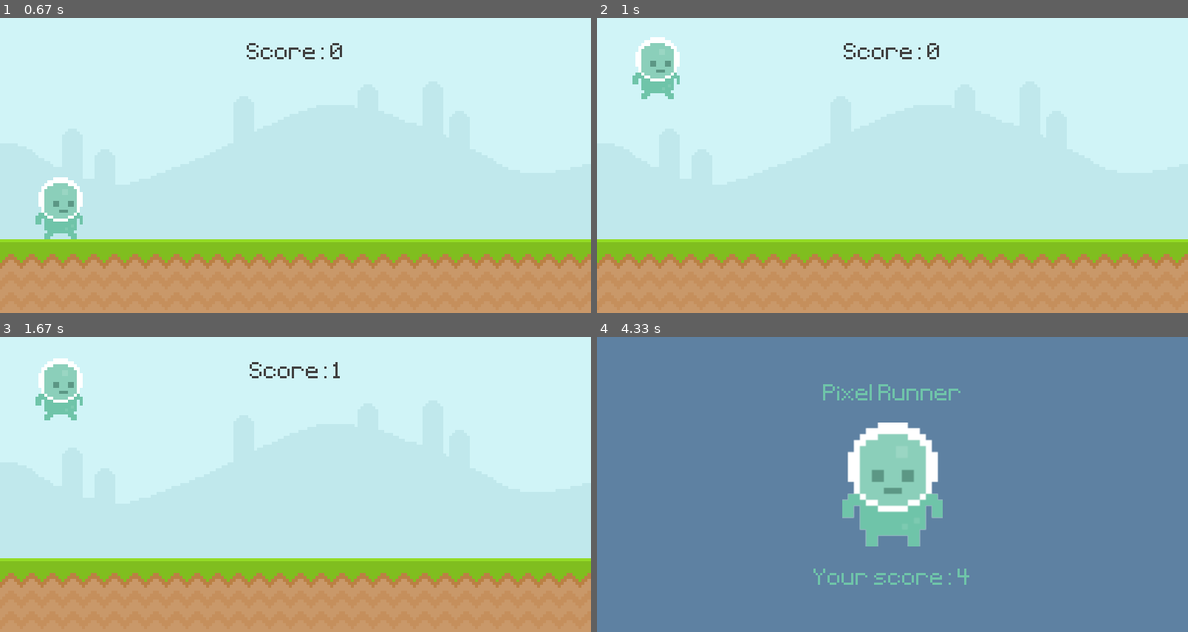
Above: before the commit, frames 1-4 (two rows, left to right).
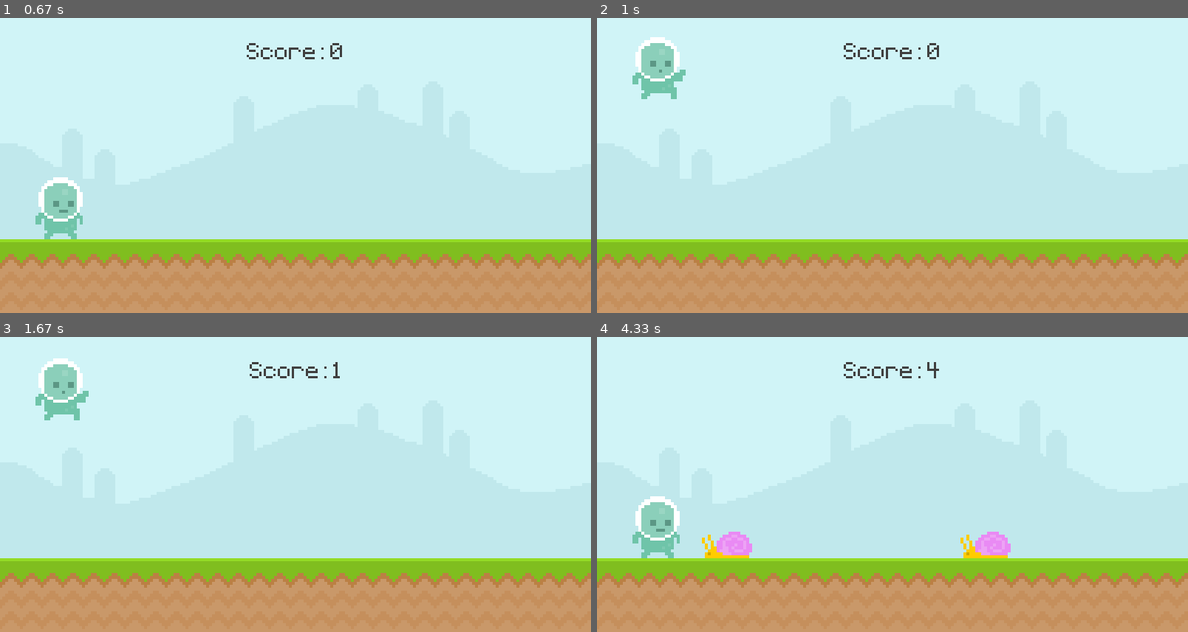
Above: after the commit, the same moments.

Repository: ajfm88/PythonPygameProjects
Game: pygame game, started from PixelRunner/main.py
Two runs of this game, one before a commit and one after it. Both use one fixed random seed, a clock stepped at 60 frames per second and the inputs below.
Inputs (mouse positions are in pixels of both pictures, inside the frame that each line leads up to):
- Up to frame 1 (0.67 s): tap Space at 0.33 s
- Up to frame 2 (1 s): tap Space at 0.67 s
- Up to frame 3 (1.67 s): click (59, 390) at 1.05 s; click (59, 525) at 1.38 s
- Up to frame 4 (4.33 s): tap Space at 1.73, 2.03, 2.57, 2.87, 3.63 s

Frame 1 is identical in both runs. In frame 2, 0.1% of the frame differs, in the area x 10-15%, y 17-28%; in frame 3, 0.1%; in frame 4, 100%, in the area x 0-100%, y 0-100%.

Commit message:
Animating the player, the snail and the fly

Diff:
--- a/PixelRunner/main.py
+++ b/PixelRunner/main.py
@@ -3,21 +3,21 @@
 from random import randint
 
 def display_score():
-    current_time = int(pygame.time.get_ticks() / 1000) - start_time #Gives the time since we started pygame.init in miliseconds
-    score_surf = test_font.render(f'Score: {current_time}',False,(64,64,64)) #putting the variable into an f string so that it's converrted to a string
+    current_time = int(pygame.time.get_ticks() / 1000) - start_time
+    score_surf = test_font.render(f'Score: {current_time}',False,(64,64,64))
     score_rect = score_surf.get_rect(center = (400,50))
     screen.blit(score_surf,score_rect)
     return current_time
 
 def obstacle_movement(obstacle_list):
-    if obstacle_list: # If the list is empty, it will evaluate to false
+    if obstacle_list:
         for obstacle_rect in obstacle_list:
             obstacle_rect.x -= 5
 
             if obstacle_rect.bottom == 300: screen.blit(snail_surf,obstacle_rect)
             else: screen.blit(fly_surf,obstacle_rect)
 
-        obstacle_list = [obstacle for obstacle in obstacle_list if obstacle.x > -100] #List Comprehension. Will check all of our rectangles and see if they're too far to the left
+        obstacle_list = [obstacle for obstacle in obstacle_list if obstacle.x > -100]
 
         return obstacle_list
     else: return []
@@ -27,6 +27,16 @@
         for obstacle_rect in obstacles:
             if player.colliderect(obstacle_rect): return False
     return True
+
+def player_animation():
+    global player_surf, player_index # We want to work outside of this function. These are the two variables that we have to influence outside of the function
+
+    if player_rect.bottom < 300: # display the jump surface when player is not on the floor
+        player_surf = player_jump
+    else: # play walking animation if the player is on floor
+        player_index += 0.1 #Gently change from 0 to 1 so that the animation changes every two frames
+        if player_index >= len(player_walk):player_index = 0
+        player_surf = player_walk[int(player_index)]
 
 pygame.init()
 screen = pygame.display.set_mode((800, 400))
@@ -43,14 +53,30 @@
 # score_surf = test_font.render('My game', False, (64,64,64))
 # score_rect = score_surf.get_rect(center = (400,50))
 
-#Obstacles
-snail_surf = pygame.image.load('PixelRunner\graphics\snail\snail1.png').convert_alpha()
-fly_surf = pygame.image.load('PixelRunner\graphics\Fly\Fly1.png').convert_alpha()
+# Snail
+snail_frame_1 = pygame.image.load('PixelRunner\graphics\snail\snail1.png').convert_alpha()
+snail_frame_2 = pygame.image.load('PixelRunner\graphics\snail\snail2.png').convert_alpha()
+snail_frames = [snail_frame_1, snail_frame_2]
+snail_frame_index = 0
+snail_surf = snail_frames[snail_frame_index]
+
+# Fly
+fly_frame1 = pygame.image.load('PixelRunner\graphics\Fly\Fly1.png').convert_alpha()
+fly_frame2 = pygame.image.load('PixelRunner\graphics\Fly\Fly2.png').convert_alpha()
+fly_frames = [fly_frame1, fly_frame2]
+fly_frame_index = 0
+fly_surf = fly_frames[fly_frame_index]
 
 obstacle_rect_list = []
 
 
-player_surf = pygame.image.load('PixelRunner\graphics\Player\player_walk_1.png').convert_alpha()
+player_walk_1 = pygame.image.load('PixelRunner\graphics\Player\player_walk_1.png').convert_alpha()
+player_walk_2 = pygame.image.load('PixelRunner\graphics\Player\player_walk_2.png').convert_alpha()
+player_walk = [player_walk_1,player_walk_2]
+player_index = 0 # We will use it later to pick either the 1st or 2nd walk surface.
+player_jump = pygame.image.load('PixelRunner\graphics\Player\jump.png').convert_alpha()
+
+player_surf = player_walk[player_index]
 player_rect = player_surf.get_rect(midbottom = (80, 300))
 player_gravity = 0
 
@@ -66,8 +92,14 @@
 game_message_rect = game_message.get_rect(center = (400,330))
 
 # Timer - a cusom user event that is triggered in certain time intervals
-obstacle_timer = pygame.USEREVENT + 1 # Add +1 there are some events that are already reserved for pygame. To avoid a conflict, we add a plus 1.
+obstacle_timer = pygame.USEREVENT + 1
 pygame.time.set_timer(obstacle_timer,1400)
+
+snail_animation_timer = pygame.USEREVENT + 2
+pygame.time.set_timer(snail_animation_timer,500)
+
+fly_animation_timer = pygame.USEREVENT + 3
+pygame.time.set_timer(fly_animation_timer,200)
 
 while True:
     for event in pygame.event.get():
@@ -77,11 +109,11 @@
 
         if game_active:
             if event.type == pygame.MOUSEBUTTONDOWN:
-                if player_rect.collidepoint(event.pos) and player_rect.bottom >= 300: #Making sure player can only jump when touching the ground
+                if player_rect.collidepoint(event.pos) and player_rect.bottom >= 300:
                     player_gravity = -20
 
             if event.type == pygame.KEYDOWN:
-                if event.key == pygame.K_SPACE and player_rect.bottom >= 300: #Stops the player from flying by double jump
+                if event.key == pygame.K_SPACE and player_rect.bottom >= 300:
                     player_gravity = -20
         else:
             if event.type == pygame.KEYDOWN and event.key == pygame.K_SPACE:
@@ -89,11 +121,22 @@
 
                 start_time = int(pygame.time.get_ticks() / 1000)
 
-        if event.type == obstacle_timer and game_active:
-            if randint(0,2): # Randomly triggering either True or False (evaluates to either 0 [false] or 1 [true])
-                obstacle_rect_list.append(snail_surf.get_rect(bottomright = (randint(900,1100),300)))
-            else:
-                obstacle_rect_list.append(fly_surf.get_rect(bottomright = (randint(900,1100),210)))
+        if game_active:
+            if event.type == obstacle_timer:
+                if randint(0,2):
+                    obstacle_rect_list.append(snail_surf.get_rect(bottomright = (randint(900,1100),300)))
+                else:
+                    obstacle_rect_list.append(fly_surf.get_rect(bottomright = (randint(900,1100),210)))
+
+            if event.type == snail_animation_timer:
+                if snail_frame_index == 0: snail_frame_index = 1
+                else: snail_frame_index = 0
+                snail_surf = snail_frames[snail_frame_index]
+
+            if event.type == fly_animation_timer:
+                if fly_frame_index == 0: fly_frame_index = 1
+                else: fly_frame_index = 0
+                fly_surf = fly_frames[fly_frame_index]
 
     if game_active:
         screen.blit(sky_surface,(0,0))
@@ -108,9 +151,10 @@
         # screen.blit(snail_surf,snail_rect)
 
         # Player
-        player_gravity += 1 # In every cycle of the game loop we will increase gravity by a bit.
+        player_gravity += 1
         player_rect.y += player_gravity
-        if player_rect.bottom >= 300: player_rect.bottom = 300 #Gravity.
+        if player_rect.bottom >= 300: player_rect.bottom = 300
+        player_animation()
         screen.blit(player_surf,player_rect)
 
         # Obstacle movement
@@ -122,7 +166,7 @@
     else: # Game Over screen
         screen.fill((94, 129,162))
         screen.blit(player_stand,player_stand_rect)
-        obstacle_rect_list.clear() # We remove enemies when gaming over, that way the game restarts properly and doesn't crash right away
+        obstacle_rect_list.clear()
         player_rect.midbottom = (80, 300)
         player_gravity = 0
 
